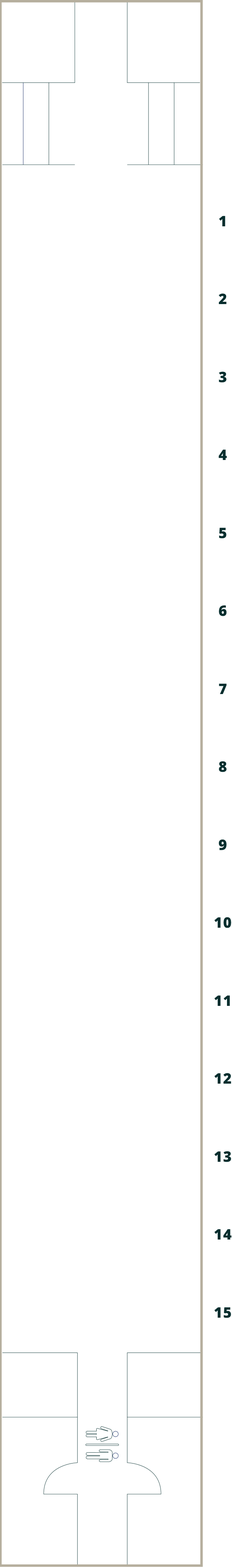
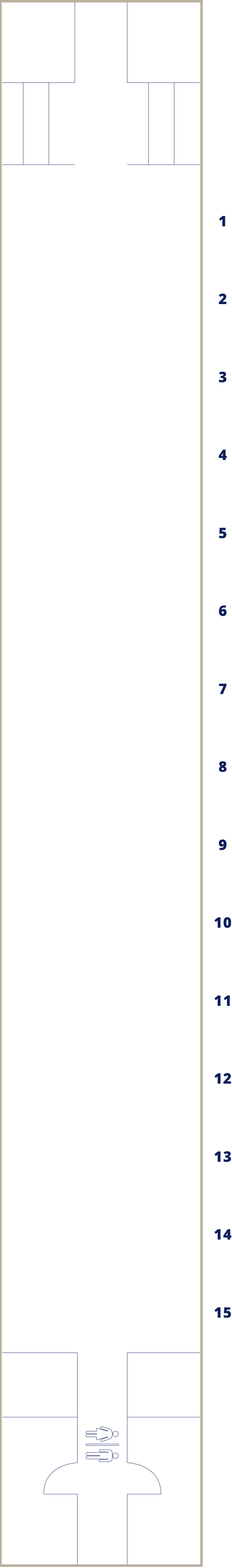
Layers edited between the first and the second w=232, h=1568 image:
renamed "Objet dynamique vectoriel copia" to "Objet dynamique vectoriel", painted on it over [0, 0, 232, 1567]
